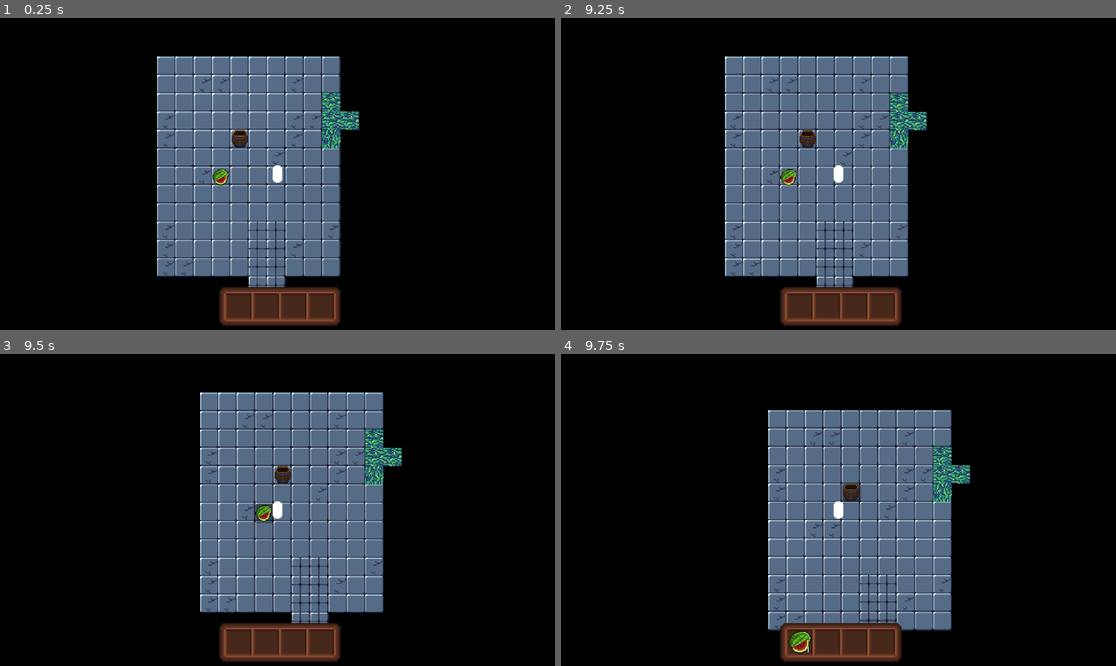
Above: before the commit, frames 1-4 (two rows, left to right).
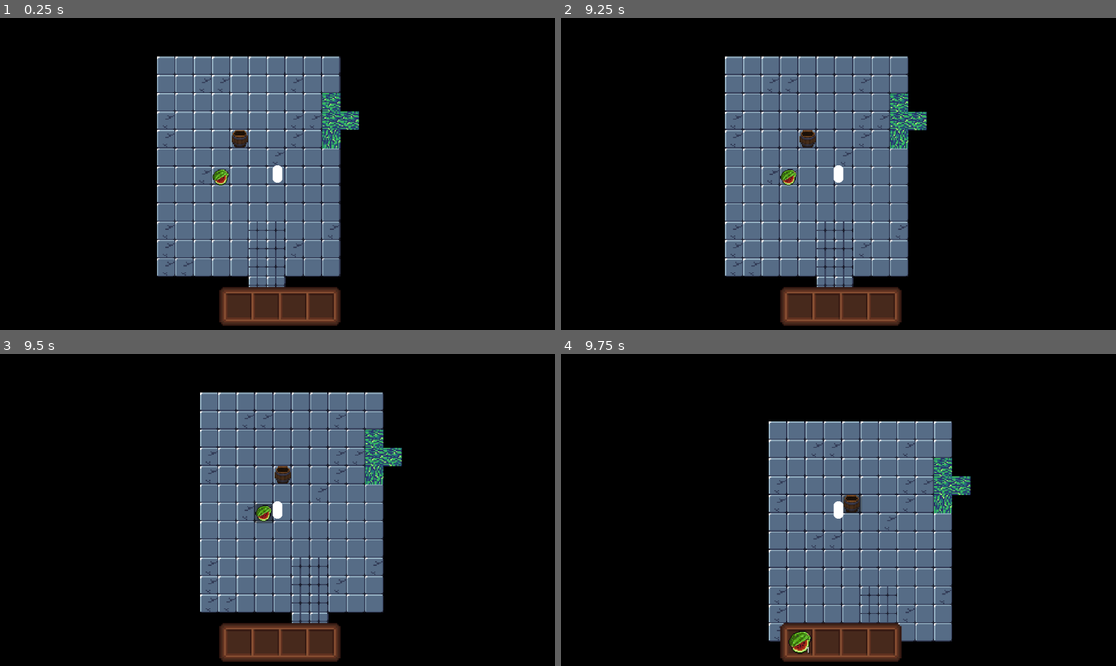
Above: after the commit, the same moments.

Repository: Albus00/botched-batch-brewery
Game: Godot game, scene res://Scenes/prototype.tscn
Two runs of this game, one before a commit and one after it. Both use one fixed random seed, a clock stepped at 60 frames per second and the inputs below.
Inputs (mouse positions are in pixels of both pictures, inside the frame that each line leads up to):
- Up to frame 1 (0.25 s): no input
- Up to frame 2 (9.25 s): tap Enter at 0.5, 3.5, 8 s; move the mouse to (810, 236) at 0.52 s; hold Up (ui_up) 0.53-2.03 s; tap E (interact) every 0.75 s from 0.6 to 8.85 s; move the mouse to (1005, 220) at 1.27 s; tap Space at 2, 7.25 s; move the mouse to (672, 127) at 2.02 s; hold Left (ui_left) 2.03-3.53 s; move the mouse to (866, 174) at 2.77 s; move the mouse to (755, 96) at 3.52 s; hold Down (ui_down) 3.53-4.28 s; move the mouse to (960, 158) at 4.27 s; hold Right (ui_right) 4.28-5.03 s; move the mouse to (727, 189) at 5.02 s; hold Up (ui_up) 5.03-5.78 s; move the mouse to (894, 105) at 5.77 s; hold Right (ui_right) 5.78-8.03 s; move the mouse to (810, 236) at 6.52 s; move the mouse to (1005, 220) at 7.27 s; move the mouse to (672, 127) at 8.02 s; hold Down (ui_down) 8.03-8.78 s; move the mouse to (866, 174) at 8.77 s; hold Left (ui_left) from 8.78 s (still down)
- Up to frame 3 (9.5 s): keep holding Left (ui_left)
- Up to frame 4 (9.75 s): move the mouse to (755, 432) at 9.52 s; release Left (ui_left) at 9.53 s; hold Up (ui_up) from 9.53 s (still down); tap E (interact) at 9.6 s

Frames 1-3 are identical in both runs. In frame 4, 10% of the frame differs, in the area x 37-74%, y 18-93%.
Error before the commit: Out of bounds get index '0' (on base: 'Array[Node2D]') (res://Scripts/Player/player_interaction.gd:17)

Commit message:
Made the station movable if interacted with

Diff:
--- a/Prefabs/Interactable/brewing_station.tscn
+++ b/Prefabs/Interactable/brewing_station.tscn
@@ -12,8 +12,8 @@
 
 [sub_resource type="CanvasItemMaterial" id="CanvasItemMaterial_ron02"]
 
-[sub_resource type="RectangleShape2D" id="RectangleShape2D_lv5v6"]
-size = Vector2(36, 22)
+[sub_resource type="CircleShape2D" id="CircleShape2D_tubbf"]
+radius = 17.0294
 
 [node name="Station" type="Node2D"]
 script = ExtResource("1_jhfd3")
@@ -26,11 +26,11 @@
 texture = SubResource("AtlasTexture_xoth3")
 region_rect = Rect2(4, 3, 26, 28)
 
-[node name="Area2D" type="Area2D" parent="."]
+[node name="StationArea" type="Area2D" parent="."]
 light_mask = 2
 collision_mask = 2
 
-[node name="CollisionShape2D" type="CollisionShape2D" parent="Area2D"]
+[node name="CollisionShape2D" type="CollisionShape2D" parent="StationArea"]
 shape = SubResource("CircleShape2D_us12b")
 
 [node name="Control" type="Control" parent="."]
@@ -54,8 +54,9 @@
 [node name="StaticBody2D" type="StaticBody2D" parent="."]
 
 [node name="Collider" type="CollisionShape2D" parent="StaticBody2D"]
-position = Vector2(0, 7)
-shape = SubResource("RectangleShape2D_lv5v6")
+position = Vector2(-1, 3)
+shape = SubResource("CircleShape2D_tubbf")
+one_way_collision_margin = 1.5
 
-[connection signal="area_entered" from="Area2D" to="." method="_on_hops_area_entered"]
-[connection signal="area_exited" from="Area2D" to="." method="_on_hops_area_exited"]
+[connection signal="area_entered" from="StationArea" to="." method="_on_hops_area_entered"]
+[connection signal="area_exited" from="StationArea" to="." method="_on_hops_area_exited"]
--- a/Prefabs/Interactable/item.tscn
+++ b/Prefabs/Interactable/item.tscn
@@ -23,12 +23,12 @@
 texture = SubResource("AtlasTexture_xoth3")
 region_rect = Rect2(4, 3, 26, 28)
 
-[node name="Area2D" type="Area2D" parent="."]
+[node name="ItemArea" type="Area2D" parent="."]
 visible = false
 light_mask = 2
 collision_mask = 2
 
-[node name="CollisionShape2D" type="CollisionShape2D" parent="Area2D"]
+[node name="CollisionShape2D" type="CollisionShape2D" parent="ItemArea"]
 shape = SubResource("CircleShape2D_us12b")
 
 [node name="Control" type="Control" parent="."]
@@ -49,5 +49,5 @@
 grow_horizontal = 2
 grow_vertical = 2
 
-[connection signal="area_entered" from="Area2D" to="." method="_on_hops_area_entered"]
-[connection signal="area_exited" from="Area2D" to="." method="_on_hops_area_exited"]
+[connection signal="area_entered" from="ItemArea" to="." method="on_area_entered"]
+[connection signal="area_exited" from="ItemArea" to="." method="on_area_exited"]
--- a/Scenes/prototype.tscn
+++ b/Scenes/prototype.tscn
@@ -1,9 +1,10 @@
-[gd_scene load_steps=7 format=4 uid="uid://phxpshxdpi31"]
+[gd_scene load_steps=8 format=4 uid="uid://phxpshxdpi31"]
 
 [ext_resource type="PackedScene" uid="uid://dvpvc7j5jrye0" path="res://Prefabs/Player/player.tscn" id="1_bgg16"]
 [ext_resource type="TileSet" uid="uid://c6pp6nq27oaum" path="res://Tilesets/factory floor.tres" id="1_jcrj5"]
 [ext_resource type="PackedScene" uid="uid://dkaw5gxsglypd" path="res://Prefabs/Interactable/item.tscn" id="4_uq4fv"]
 [ext_resource type="PackedScene" uid="uid://cyktf4h3viax3" path="res://Prefabs/Interactable/brewing_station.tscn" id="5_8rhfr"]
+[ext_resource type="Script" path="res://Scripts/Build System/station_placement.gd" id="5_ta044"]
 [ext_resource type="Resource" uid="uid://dxaxfyuqw0750" path="res://Resources/Brewing Station/mashing_station.tres" id="6_455je"]
 [ext_resource type="Resource" uid="uid://c5emxs2k8kba8" path="res://Resources/Items/melon.tres" id="6_pj8lr"]
 
@@ -23,6 +24,9 @@
 position = Vector2(357, 271)
 item_info = ExtResource("6_pj8lr")
 
-[node name="Station" parent="." instance=ExtResource("5_8rhfr")]
+[node name="Brewing stations" type="Node" parent="."]
+script = ExtResource("5_ta044")
+
+[node name="Barrel" parent="Brewing stations" instance=ExtResource("5_8rhfr")]
 position = Vector2(398, 191)
 station_info = ExtResource("6_455je")
--- /dev/null
+++ b/Scripts/Build System/station_placement.gd
@@ -0,0 +1,7 @@
+extends Node
+
+var movingStation: Node2D = null
+var mouse_position: Vector2
+
+func _setMovingStation(station: Node2D) -> void:
+	movingStation = station
--- a/Scripts/Interactable/interactable_station.gd
+++ b/Scripts/Interactable/interactable_station.gd
@@ -2,11 +2,26 @@
 
 # Get stats from the item resource
 @export var station_info: BrewingStation
+@export var tile_size: int = 16
 
 # Get nodes from the scene tree
 @onready var sprite2D: Sprite2D = $Sprite2D
-@onready var area2D: Area2D = $Area2D
 @onready var interactPanel: Panel = $Control/Panel
+@onready var interactionCollider: CollisionShape2D = $StationArea/CollisionShape2D
+@onready var staticCollider: CollisionShape2D = $StaticBody2D/Collider
+@onready var tile_map: TileMapLayer = $"../../TileMapLayer"
+
+var mouse_position: Vector2
+var mouse_position_start: Vector2
+var station_position_start: Vector2
+var isMoving: bool = false
+
+func startMovingStation() -> void:
+	isMoving = true
+	mouse_position_start = get_viewport().get_mouse_position()
+	station_position_start = self.position
+	staticCollider.disabled = true
+	interactionCollider.disabled = true
 
 # Called when the node enters the scene tree for the first time.
 func _ready() -> void:
@@ -16,7 +31,24 @@
 
 # Called every frame. 'delta' is the elapsed time since the previous frame.
 func _process(_delta: float) -> void:
-	pass
+	if isMoving:
+		move_station()
+
+func _input(event: InputEvent) -> void:
+	if event is InputEventMouseMotion:
+		mouse_position = event.position
+
+func move_station() -> void:
+	if !isMoving:
+		return
+
+	# TODO: Make the station snap to the actual grid
+	# Attach the station to the mouse cursor and snap to the grid
+	var mouse_cell_position = tile_map.local_to_map(mouse_position)
+	var cell_movement = tile_map.map_to_local(mouse_cell_position) - mouse_position_start
+
+	# Move the station
+	self.position = station_position_start + cell_movement
 
 
 func _on_hops_area_entered(_area: Area2D) -> void:
--- a/Scripts/Interactable/pickupable_item.gd
+++ b/Scripts/Interactable/pickupable_item.gd
@@ -19,9 +19,9 @@
 	pass
 
 
-func _on_hops_area_entered(_area: Area2D) -> void:
+func on_area_entered(_area: Area2D) -> void:
 	interactPanel.visible = true
 
 
-func _on_hops_area_exited(_area: Area2D) -> void:
+func on_area_exited(_area: Area2D) -> void:
 	interactPanel.visible = false
--- a/Scripts/Player/player_interaction.gd
+++ b/Scripts/Player/player_interaction.gd
@@ -1,6 +1,7 @@
 extends Node
 
 var pickupbaleItems: Array[Node2D] = []
+var interactableStations: Array[Node2D] = []
 
 @onready var playerInventory: PlayerInventory = $"../Inventory"
 
@@ -8,7 +9,10 @@
 # Called every frame. 'delta' is the elapsed time since the previous frame.
 func _process(_delta: float) -> void:
 	if Input.is_action_just_pressed("interact"):
-		_pickupItem()
+		if pickupbaleItems.size() > 0:
+			_pickupItem()
+		elif interactableStations.size() > 0:
+			_interactStation()
 
 
 func _pickupItem() -> void:
@@ -22,8 +26,22 @@
 		item.queue_free()
 		pickupbaleItems.erase(0)
 
+func _interactStation() -> void:
+	# Get the first station in the array
+	var station = interactableStations[0]
+	station.startMovingStation()
+
+
 func _on_area_entered(area: Area2D) -> void:
-	pickupbaleItems.push_back(area.get_parent())
+	match area.name:
+		"StationArea":
+			interactableStations.push_back(area.get_parent())
+		"ItemArea":
+			pickupbaleItems.push_back(area.get_parent())
 
 func _on_area_exited(area: Area2D) -> void:
-		pickupbaleItems.erase(area.get_parent())
+	match area.name:
+		"StationArea":
+			interactableStations.erase(area.get_parent())
+		"ItemArea":
+			pickupbaleItems.erase(area.get_parent())
